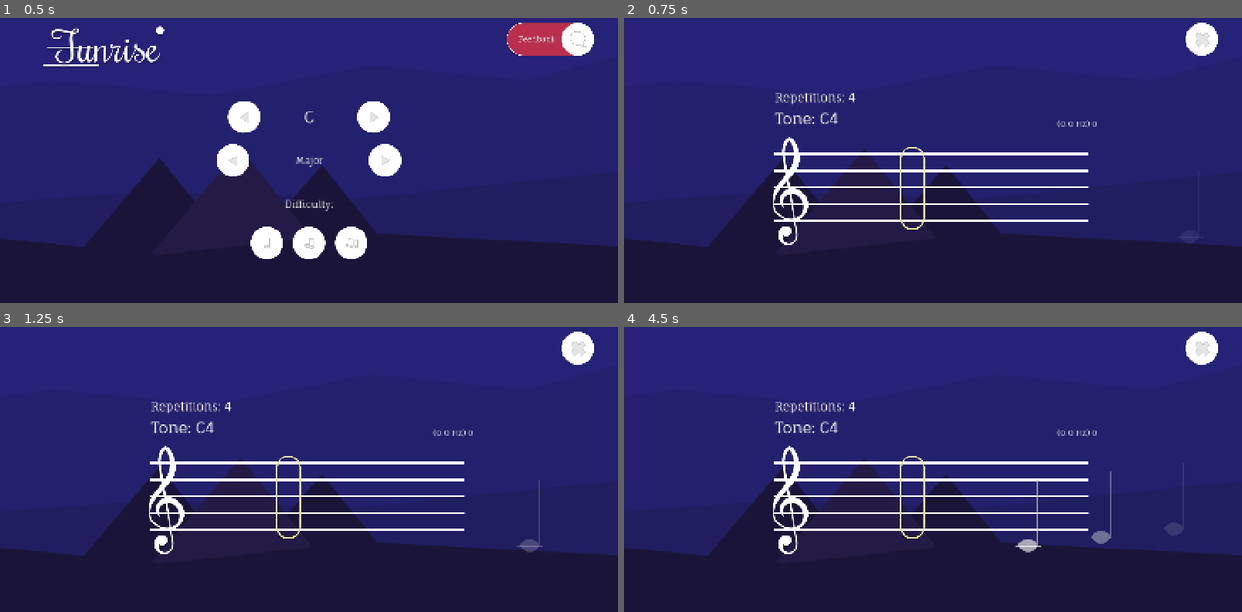
Above: before the commit, frames 1-4 (two rows, left to right).
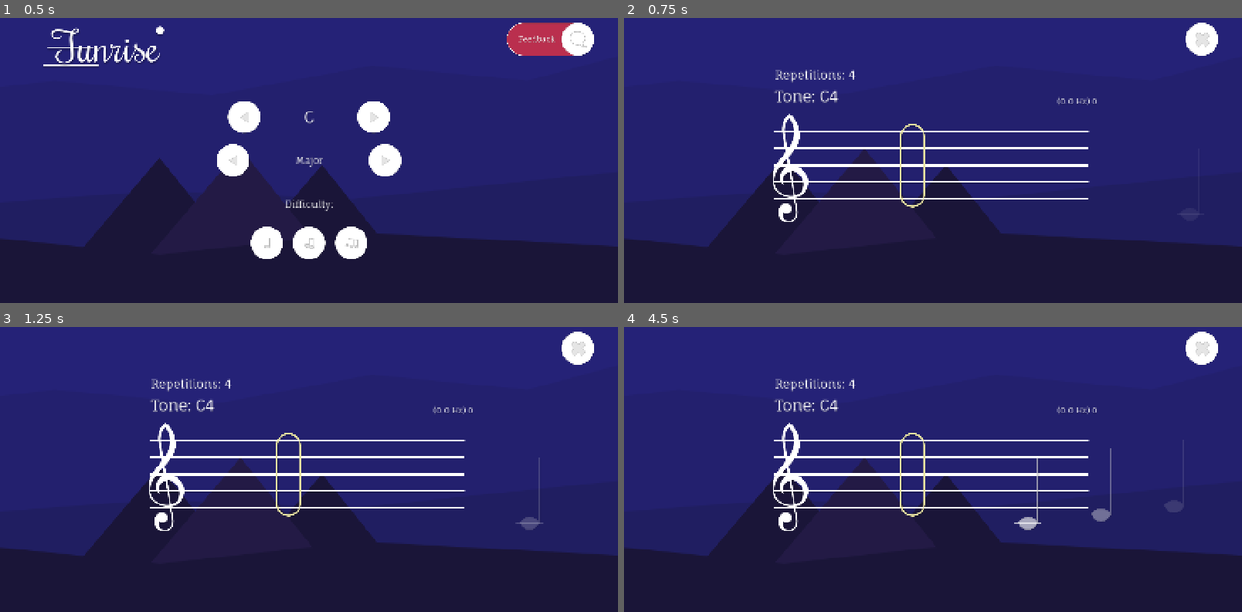
Above: after the commit, the same moments.

Repository: jw-xplore/TunnerScalePrototype
Game: Godot game, scene res://Game/Levels/Game.tscn
The game is run twice, just before and just after one commit, with the same random seed, the same clock (stepped at 60 frames per second) and the same inputs.
Inputs (mouse positions are in pixels of both pictures, inside the frame that each line leads up to):
- Up to frame 1 (0.5 s): no input
- Up to frame 2 (0.75 s): click (889, 243) at 0.5 s
- Up to frame 3 (1.25 s): no input
- Up to frame 4 (4.5 s): click (1204, 346) at 1.25 s; click (889, 552) at 2 s

Frame 1 is identical in both runs. In frame 2, 5.6% of the frame differs, in the area x 24-94%, y 18-80%; in frame 3, 5.9%; in frame 4, 6.3%, in the area x 24-91%, y 18-80%.

Commit message:
Added: Hint when failing to play right note

Diff:
--- a/Game/Levels/TestLevel.tscn
+++ b/Game/Levels/TestLevel.tscn
@@ -7,10 +7,11 @@
 [ext_resource type="FontFile" uid="uid://dvodb7k6kojyk" path="res://Game/Font/FaunaOne-Regular.ttf" id="5_abuft"]
 [ext_resource type="PackedScene" uid="uid://dhksvttb8b00" path="res://Game/Scenes/UI/SimpleButton.tscn" id="5_c8ytr"]
 [ext_resource type="Texture2D" uid="uid://kyk8n7c058xu" path="res://Game/Sprites/UI/Icon_Cancel.png" id="6_n8a3h"]
+[ext_resource type="PackedScene" uid="uid://ccpigel55v1pm" path="res://Game/Scenes/UI/PianoHint.tscn" id="8_ugqfd"]
 [ext_resource type="PackedScene" uid="uid://oce7o2nmo5cb" path="res://Game/Scenes/Sheets/SheetRenderer.tscn" id="9_abuft"]
 [ext_resource type="AudioStream" uid="uid://cgwpt731tquyo" path="res://Game/Audio/Melodies/WinMelody_placeholder.wav" id="9_ugqfd"]
 
-[node name="Level" type="Node2D" node_paths=PackedStringArra …(151 unchanged characters)… ist_scale_key", "itemlist_scale_type", "win_audio_player", "tone_audio_player")]
+[node name="Level" type="Node2D" node_paths=PackedStringArra …(151 unchanged characters)… ist_scale_key", "itemlist_scale_type", "piano_hint", "win_audio_player", "tone_audio_player")]
 script = ExtResource("1_1yube")
 tones = Array[String](["C", "D", "E", "F", "G", "A", "B", "C", "C", "B", "A", "G", "F", "E", "D", "C"])
 metro = NodePath("Metronome")
@@ -26,6 +27,7 @@
 itemlist_scale_key = NodePath("NoteUI/SettingsUI/ProgressionSettings/ScaleKeyList")
 itemlist_scale_type = NodePath("NoteUI/SettingsUI/ProgressionSettings/ScaleTypeList")
 regognized_tone_ui_delay = 0.075
+piano_hint = NodePath("NoteUI/PianoHint")
 win_audio_player = NodePath("WinPlayer")
 win_audio_time = 5.0
 tone_audio_player = NodePath("TonePlayer")
@@ -273,9 +275,9 @@
 anchor_top = 0.5
 anchor_bottom = 0.5
 offset_left = 361.0
-offset_top = -105.0
-offset_right = 454.0
-offset_bottom = -57.0
+offset_top = -159.0
+offset_right = 468.0
+offset_bottom = -111.0
 grow_vertical = 2
 theme_override_colors/font_shadow_color = Color(0, 0, 0, 0.196078)
 theme_override_fonts/font = ExtResource("5_abuft")
@@ -289,9 +291,9 @@
 anchor_right = 1.0
 anchor_bottom = 0.5
 offset_left = -550.0
-offset_top = -105.0
+offset_top = -159.0
 offset_right = -347.0
-offset_bottom = -57.0
+offset_bottom = -111.0
 grow_horizontal = 0
 grow_vertical = 2
 theme_override_colors/font_shadow_color = Color(0, 0, 0, 0.196078)
@@ -303,9 +305,9 @@
 
 [node name="LblRepetitions" type="Label" parent="NoteUI"]
 offset_left = 361.0
-offset_top = 206.0
+offset_top = 152.0
 offset_right = 561.0
-offset_bottom = 249.0
+offset_bottom = 195.0
 theme_override_colors/font_shadow_color = Color(0, 0, 0, 0.196078)
 theme_override_fonts/font = ExtResource("5_abuft")
 theme_override_font_sizes/font_size = 28
@@ -319,8 +321,9 @@
 anchor_right = 0.5
 anchor_bottom = 0.5
 offset_left = -400.0
+offset_top = -54.0
 offset_right = -400.0
-offset_bottom = 0.0
+offset_bottom = -54.0
 tone_game = NodePath("../..")
 fade_size = 700.0
 new_sequence_position = 1600.0
@@ -336,6 +339,8 @@
 grow_horizontal = 0
 icon_texture = ExtResource("6_n8a3h")
 
+[node name="PianoHint" parent="NoteUI" instance=ExtResource("8_ugqfd")]
+
 [node name="Metronome" type="AudioStreamPlayer" parent="."]
 stream = ExtResource("2_l3ppg")
 volume_db = -20.0
--- a/Game/Levels/ToneGame.gd
+++ b/Game/Levels/ToneGame.gd
@@ -28,6 +28,7 @@
 @export var itemlist_scale_key: ItemList
 @export var itemlist_scale_type: ItemList
 @export var regognized_tone_ui_delay: float = 0.1
+@export var piano_hint: PianoHint
 var regognized_tone_ui_timer: float = 0
 
 @export_group("Audio")
@@ -102,6 +103,7 @@
 		if (last_note_hit + 1) == current_pos and cur_note == tones[current_pos]:
 			mistake = false
 			run_metro = true
+			piano_hint.hide_hint()
 
 
 	# Sheets rendered update
@@ -183,6 +185,7 @@
 			run_metro = false
 			mistake = true
 
+			piano_hint.show_hint(scaleManager.last_notes_i[current_pos])
 			#current_pos -= 1
 			#last_note_hit -= 1
 
--- /dev/null
+++ b/Game/Scenes/UI/PianoHint.tscn
@@ -0,0 +1,323 @@
+[gd_scene load_steps=5 format=3 uid="uid://ccpigel55v1pm"]
+
+[ext_resource type="Texture2D" uid="uid://d4d5r0lqlr4yx" path="res://Game/Sprites/UI/Piano/FullPianoFaded.png" id="1_25p8u"]
+[ext_resource type="Script" uid="uid://y7qpeb05qoie" path="res://Game/Scripts/UI/PianoHint.gd" id="2_8y2xl"]
+[ext_resource type="Texture2D" uid="uid://bssuyigq1nlfw" path="res://Game/Sprites/UI/Piano/KeyHighlighted.png" id="2_o67ql"]
+[ext_resource type="Texture2D" uid="uid://bhllx4svgy57a" path="res://Game/Sprites/UI/Piano/BlackKeyHighlight.png" id="3_8y2xl"]
+
+[node name="PianoHint" type="TextureRect"]
+anchors_preset = 7
+anchor_left = 0.5
+anchor_top = 1.0
+anchor_right = 0.5
+anchor_bottom = 1.0
+offset_left = -1008.0
+offset_top = -300.0
+offset_right = 1009.0
+offset_bottom = -62.0
+grow_horizontal = 2
+grow_vertical = 0
+scale = Vector2(0.3, 0.3)
+pivot_offset = Vector2(1009, 238)
+size_flags_horizontal = 4
+size_flags_vertical = 4
+texture = ExtResource("1_25p8u")
+script = ExtResource("2_8y2xl")
+
+[node name="Highlight" type="TextureRect" parent="."]
+visible = false
+self_modulate = Color(0.560784, 0.811765, 0.898039, 1)
+z_index = -1
+layout_mode = 0
+offset_left = 785.667
+offset_top = 1.33341
+offset_right = 845.667
+offset_bottom = 239.333
+scale = Vector2(0.9, 0.99)
+texture = ExtResource("2_o67ql")
+
+[node name="BlackHighlight" type="TextureRect" parent="."]
+visible = false
+self_modulate = Color(0.560784, 0.811765, 0.898039, 1)
+z_index = 1
+layout_mode = 0
+offset_left = 829.0
+offset_top = 5.0
+offset_right = 854.0
+offset_bottom = 142.0
+scale = Vector2(0.9, 0.99)
+texture = ExtResource("3_8y2xl")
+expand_mode = 1
+
+[node name="Highlight2" type="TextureRect" parent="."]
+visible = false
+self_modulate = Color(0.560784, 0.811765, 0.898039, 1)
+z_index = -1
+layout_mode = 0
+offset_left = 842.333
+offset_top = 1.33341
+offset_right = 902.333
+offset_bottom = 239.333
+scale = Vector2(0.9, 0.99)
+texture = ExtResource("2_o67ql")
+
+[node name="BlackHighlight2" type="TextureRect" parent="."]
+visible = false
+self_modulate = Color(0.560784, 0.811765, 0.898039, 1)
+z_index = 1
+layout_mode = 0
+offset_left = 886.0
+offset_top = 5.0
+offset_right = 911.0
+offset_bottom = 142.0
+scale = Vector2(0.9, 0.99)
+texture = ExtResource("3_8y2xl")
+expand_mode = 1
+
+[node name="Highlight3" type="TextureRect" parent="."]
+visible = false
+self_modulate = Color(0.560784, 0.811765, 0.898039, 1)
+z_index = -1
+layout_mode = 0
+offset_left = 899.0
+offset_top = 1.33341
+offset_right = 959.0
+offset_bottom = 239.333
+scale = Vector2(0.9, 0.99)
+texture = ExtResource("2_o67ql")
+
+[node name="Highlight4" type="TextureRect" parent="."]
+visible = false
+self_modulate = Color(0.560784, 0.811765, 0.898039, 1)
+z_index = -1
+layout_mode = 0
+offset_left = 952.0
+offset_top = 1.0
+offset_right = 1015.0
+offset_bottom = 239.0
+scale = Vector2(0.9, 0.99)
+texture = ExtResource("2_o67ql")
+
+[node name="BlackHighlight3" type="TextureRect" parent="."]
+visible = false
+self_modulate = Color(0.560784, 0.811765, 0.898039, 1)
+z_index = 1
+layout_mode = 0
+offset_left = 996.0
+offset_top = 5.0
+offset_right = 1022.0
+offset_bottom = 142.0
+scale = Vector2(0.9, 0.99)
+texture = ExtResource("3_8y2xl")
+expand_mode = 1
+
+[node name="Highlight5" type="TextureRect" parent="."]
+visible = false
+self_modulate = Color(0.560784, 0.811765, 0.898039, 1)
+z_index = -1
+layout_mode = 0
+offset_left = 1009.0
+offset_top = 1.33341
+offset_right = 1069.0
+offset_bottom = 239.333
+scale = Vector2(0.9, 0.99)
+texture = ExtResource("2_o67ql")
+
+[node name="BlackHighlight4" type="TextureRect" parent="."]
+visible = false
+self_modulate = Color(0.560784, 0.811765, 0.898039, 1)
+z_index = 1
+layout_mode = 0
+offset_left = 1052.0
+offset_top = 5.0
+offset_right = 1078.0
+offset_bottom = 142.0
+scale = Vector2(0.9, 0.99)
+texture = ExtResource("3_8y2xl")
+expand_mode = 1
+
+[node name="Highlight6" type="TextureRect" parent="."]
+visible = false
+self_modulate = Color(0.560784, 0.811765, 0.898039, 1)
+z_index = -1
+layout_mode = 0
+offset_left = 1065.67
+offset_top = 1.33341
+offset_right = 1125.67
+offset_bottom = 239.333
+scale = Vector2(0.9, 0.99)
+texture = ExtResource("2_o67ql")
+
+[node name="BlackHighlight5" type="TextureRect" parent="."]
+visible = false
+self_modulate = Color(0.560784, 0.811765, 0.898039, 1)
+z_index = 1
+layout_mode = 0
+offset_left = 1109.0
+offset_top = 4.66675
+offset_right = 1135.0
+offset_bottom = 141.667
+scale = Vector2(0.9, 0.99)
+texture = ExtResource("3_8y2xl")
+expand_mode = 1
+
+[node name="Highlight7" type="TextureRect" parent="."]
+visible = false
+self_modulate = Color(0.560784, 0.811765, 0.898039, 1)
+z_index = -1
+layout_mode = 0
+offset_left = 1122.33
+offset_top = 1.33341
+offset_right = 1182.33
+offset_bottom = 239.333
+scale = Vector2(0.9, 0.99)
+texture = ExtResource("2_o67ql")
+
+[node name="Highlight8" type="TextureRect" parent="."]
+visible = false
+self_modulate = Color(0.560784, 0.811765, 0.898039, 1)
+z_index = -1
+layout_mode = 0
+offset_left = 1175.67
+offset_top = 1.66687
+offset_right = 1235.67
+offset_bottom = 239.667
+scale = Vector2(0.9, 0.99)
+texture = ExtResource("2_o67ql")
+
+[node name="BlackHighlight6" type="TextureRect" parent="."]
+visible = false
+self_modulate = Color(0.560784, 0.811765, 0.898039, 1)
+z_index = 1
+layout_mode = 0
+offset_left = 1219.0
+offset_top = 5.33346
+offset_right = 1244.0
+offset_bottom = 142.333
+scale = Vector2(0.9, 0.99)
+texture = ExtResource("3_8y2xl")
+expand_mode = 1
+
+[node name="Highlight9" type="TextureRect" parent="."]
+visible = false
+self_modulate = Color(0.560784, 0.811765, 0.898039, 1)
+z_index = -1
+layout_mode = 0
+offset_left = 1232.33
+offset_top = 1.66687
+offset_right = 1292.33
+offset_bottom = 239.667
+scale = Vector2(0.9, 0.99)
+texture = ExtResource("2_o67ql")
+
+[node name="BlackHighlight7" type="TextureRect" parent="."]
+visible = false
+self_modulate = Color(0.560784, 0.811765, 0.898039, 1)
+z_index = 1
+layout_mode = 0
+offset_left = 1276.0
+offset_top = 5.33346
+offset_right = 1301.0
+offset_bottom = 142.333
+scale = Vector2(0.9, 0.99)
+texture = ExtResource("3_8y2xl")
+expand_mode = 1
+
+[node name="Highlight10" type="TextureRect" parent="."]
+visible = false
+self_modulate = Color(0.560784, 0.811765, 0.898039, 1)
+z_index = -1
+layout_mode = 0
+offset_left = 1289.0
+offset_top = 1.66687
+offset_right = 1349.0
+offset_bottom = 239.667
+scale = Vector2(0.9, 0.99)
+texture = ExtResource("2_o67ql")
+
+[node name="Highlight11" type="TextureRect" parent="."]
+visible = false
+self_modulate = Color(0.560784, 0.811765, 0.898039, 1)
+z_index = -1
+layout_mode = 0
+offset_left = 1342.0
+offset_top = 1.33346
+offset_right = 1405.0
+offset_bottom = 239.333
+scale = Vector2(0.9, 0.99)
+texture = ExtResource("2_o67ql")
+
+[node name="BlackHighlight8" type="TextureRect" parent="."]
+visible = false
+self_modulate = Color(0.560784, 0.811765, 0.898039, 1)
+z_index = 1
+layout_mode = 0
+offset_left = 1386.0
+offset_top = 5.33346
+offset_right = 1412.0
+offset_bottom = 142.333
+scale = Vector2(0.9, 0.99)
+texture = ExtResource("3_8y2xl")
+expand_mode = 1
+
+[node name="Highlight12" type="TextureRect" parent="."]
+visible = false
+self_modulate = Color(0.560784, 0.811765, 0.898039, 1)
+z_index = -1
+layout_mode = 0
+offset_left = 1399.0
+offset_top = 1.66687
+offset_right = 1459.0
+offset_bottom = 239.667
+scale = Vector2(0.9, 0.99)
+texture = ExtResource("2_o67ql")
+
+[node name="BlackHighlight9" type="TextureRect" parent="."]
+visible = false
+self_modulate = Color(0.560784, 0.811765, 0.898039, 1)
+z_index = 1
+layout_mode = 0
+offset_left = 1442.0
+offset_top = 5.33346
+offset_right = 1468.0
+offset_bottom = 142.333
+scale = Vector2(0.9, 0.99)
+texture = ExtResource("3_8y2xl")
+expand_mode = 1
+
+[node name="Highlight13" type="TextureRect" parent="."]
+visible = false
+self_modulate = Color(0.560784, 0.811765, 0.898039, 1)
+z_index = -1
+layout_mode = 0
+offset_left = 1455.67
+offset_top = 1.66687
+offset_right = 1515.67
+offset_bottom = 239.667
+scale = Vector2(0.9, 0.99)
+texture = ExtResource("2_o67ql")
+
+[node name="BlackHighlight10" type="TextureRect" parent="."]
+visible = false
+self_modulate = Color(0.560784, 0.811765, 0.898039, 1)
+z_index = 1
+layout_mode = 0
+offset_left = 1499.0
+offset_top = 5.0002
+offset_right = 1525.0
+offset_bottom = 142.0
+scale = Vector2(0.9, 0.99)
+texture = ExtResource("3_8y2xl")
+expand_mode = 1
+
+[node name="Highlight14" type="TextureRect" parent="."]
+visible = false
+self_modulate = Color(0.560784, 0.811765, 0.898039, 1)
+z_index = -1
+layout_mode = 0
+offset_left = 1512.33
+offset_top = 1.66687
+offset_right = 1572.33
+offset_bottom = 239.667
+scale = Vector2(0.9, 0.99)
+texture = ExtResource("2_o67ql")
--- a/Game/Scripts/ScalesManager.gd
+++ b/Game/Scripts/ScalesManager.gd
@@ -3,6 +3,8 @@
 
 # Tones and scales
 const INITIAL_OCTAVE = 4
+
+var last_notes_i: Array[int] = []
 
 func generate_scale(key: String, type: MusicConstants.EScaleTypes) -> Array[String]:
 	var notes: Array[String] = []
@@ -12,6 +14,10 @@
 
 	notes.append(MusicConstants.TONE_NAMES[keyPos] + str(octave))
 
+	var note_i_pos: int = keyPos + (octave - INITIAL_OCTAVE) * MusicConstants.TONES_COUNT
+	last_notes_i.clear()
+	last_notes_i.append(note_i_pos)
+
 	for i in MusicConstants.PROGRESSIONS[type]:
 		keyPos = (keyPos + i) % MusicConstants.TONES_COUNT
 		offset += i
@@ -19,5 +25,17 @@
 		octave = INITIAL_OCTAVE + floor(offset / MusicConstants.TONES_COUNT)
 		notes.append(note + str(octave))
 
-	print("Notes: " + str(notes))
+		note_i_pos += i
+		last_notes_i.append(note_i_pos)
+
+	#print("Notes: " + str(notes))
+	var reversed: Array[int] = []
+	reversed.append_array(last_notes_i)
+	reversed.reverse()
+	reversed.remove_at(reversed.size() - 1)
+	reversed.remove_at(0)
+
+	last_notes_i.append_array(reversed)
+	print("last_notes_i: " + str(last_notes_i))
+
 	return notes
--- a/Game/Scripts/System/MusicConstants.gd
+++ b/Game/Scripts/System/MusicConstants.gd
@@ -2,6 +2,7 @@
 class_name  MusicConstants
 
 const TONES_COUNT = 12
+const BASE_OCTAVE = 4
 
 # Enum
 enum ENotes { C, Cs, D, Ds, E, F, Fs, G, Gs, A, As, B }
--- a/Game/Scripts/ToneRecognition.gd
+++ b/Game/Scripts/ToneRecognition.gd
@@ -15,6 +15,7 @@
 @export_range(0.0, 0.5) var ignore_tone_below_volume = 0.25
 
 var note_names = ['C', 'C#', 'D', 'D#', 'E', 'F', 'F#', 'G', 'G#', 'A', 'A#', 'B']
+var current_note_i: int = -1
 var current_note: String = note_names[0]
 var current_fq: float = 0
 var current_octave: int = 0
@@ -89,6 +90,7 @@
 	var octave = floor((fqToMidi - C2_MIDI_POS) / 12) + LOWEST_OCTAVE
 
 	current_fq = frequency
+	current_note_i = fqToMidi
 	current_note = note_names[int(fqToMidi) % 12]
 	current_octave = octave
 
@@ -115,4 +117,5 @@
 
 func clear_current_note():
 	current_fq = 0
+	current_note_i = -1
 	current_note = ''
--- /dev/null
+++ b/Game/Scripts/UI/PianoHint.gd
@@ -0,0 +1,23 @@
+extends Control
+class_name PianoHint
+
+var show: bool = false
+var last_key: int = 0
+
+func _ready() -> void:
+	modulate.a = 0
+
+func _process(delta: float) -> void:
+	if show == true:
+		modulate.a = lerpf(modulate.a, 1, delta)
+	else:
+		modulate.a = lerpf(modulate.a, 0, delta * 10)
+
+func show_hint(key: int) -> void:
+	show = true
+	get_child(key).visible = true
+	last_key = key
+
+func hide_hint() -> void:
+	show = false
+	get_child(last_key).visible = false
Not shown: 1 places in Game/Levels/TestLevel.tscn that only renumber resources
Not shown, added: Game/Scripts/UI/PianoHint.gd.uid
Binary file added: Game/Sprites/UI/Piano/BlackKeyHighlight.png
Not shown, added: Game/Sprites/UI/Piano/BlackKeyHighlight.png.import
Binary file added: Game/Sprites/UI/Piano/FullPianoFaded.png
Not shown, added: Game/Sprites/UI/Piano/FullPianoFaded.png.import
